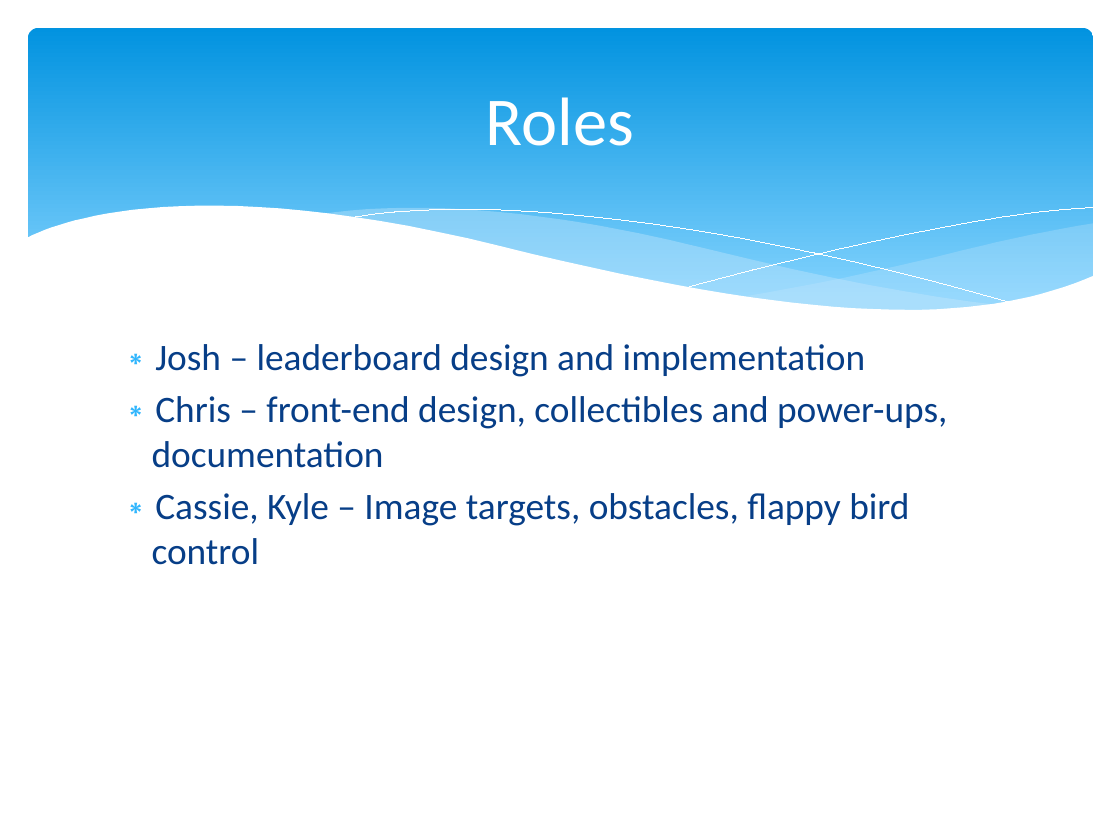
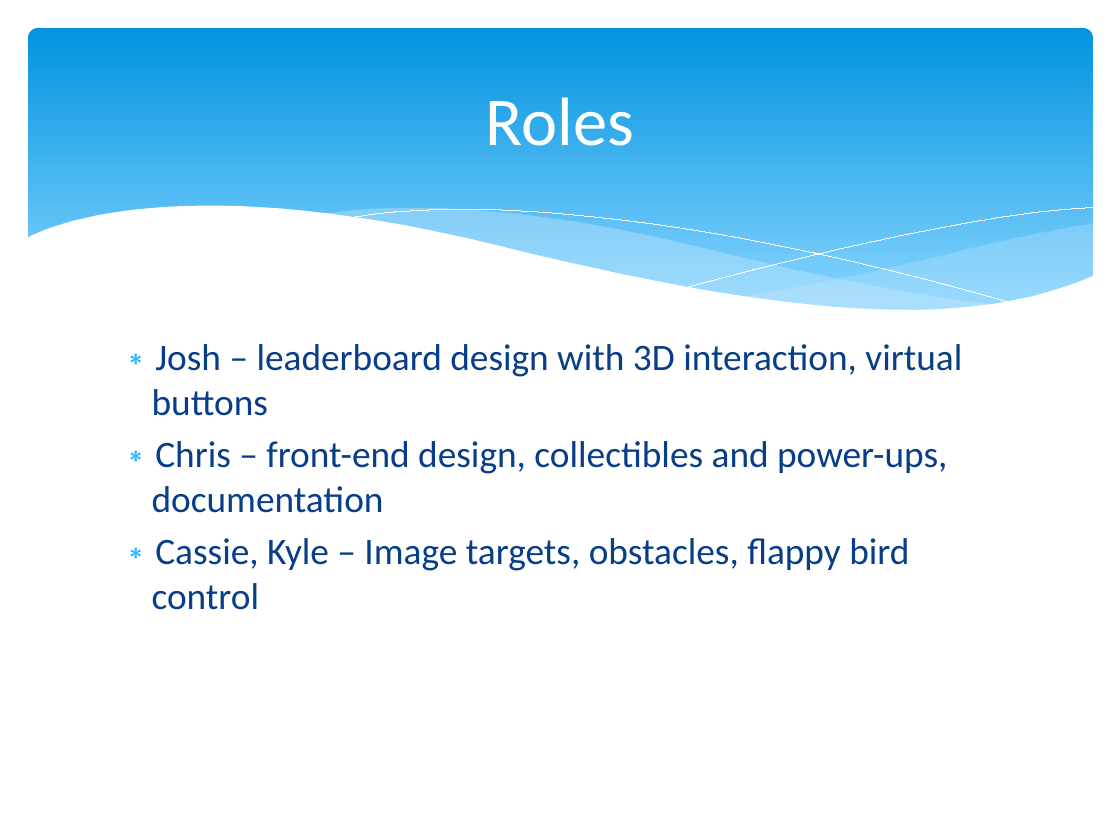
Before and after one commit to jpf2141/FlappyBird3D, a slide deck: slide 3 of progressreport1.pptx. Drawn at 1120x840 pixels with LibreOffice and Linux fonts; fonts in the diff are those of the drawing. Boxes give left, top, right and bottom in pixels: in the first picture for what was removed or moved away, otherwise in the second. Text is boxed around its words. In the diff, an @@ line names an element or a change of style, - is before the commit and + after.

```diff
--- a/progressreport1.pptx
+++ b/progressreport1.pptx
@@ text at box(152, 344, 962, 416): text changed @@
-∗ Josh – leaderboard design and implementation
+∗ Josh – leaderboard design with 3D interaction, virtual buttons
```
Also in this commit, not shown: 49 other files.
